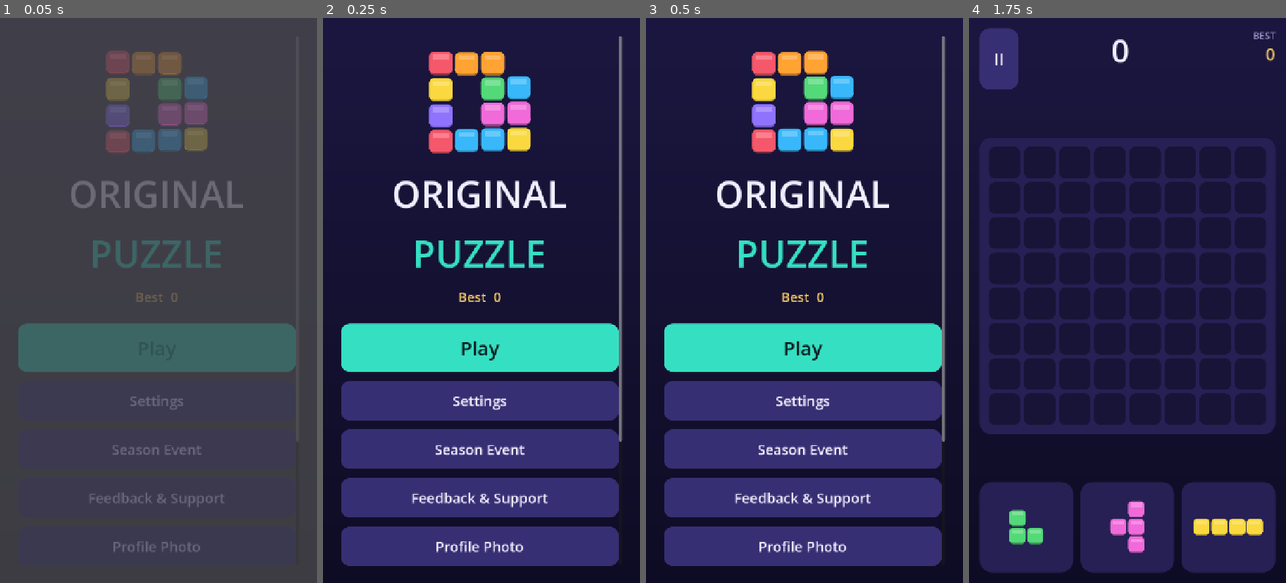
Above: before the commit, frames 1-4 (left to right).
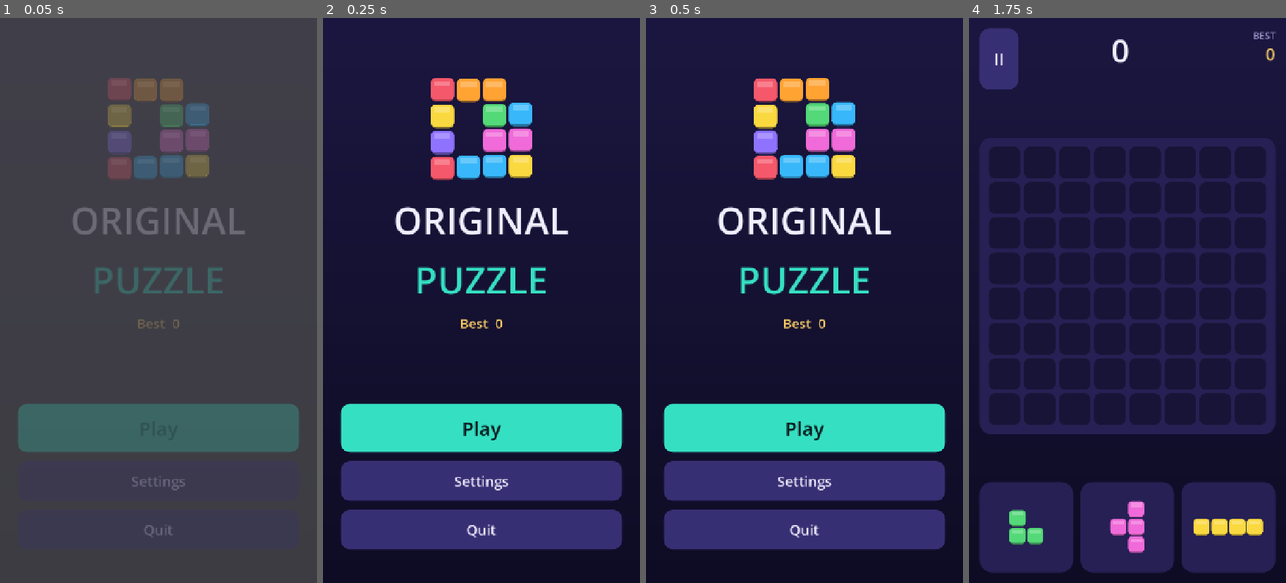
Above: after the commit, the same moments.

Repository: VoidPanther0/original-puzzle-game
Game: Godot game, scene res://scenes/main.tscn
Two runs of this game, one before a commit and one after it. Both use one fixed random seed, a clock stepped at 60 frames per second and the inputs below.
Inputs (mouse positions are in pixels of both pictures, inside the frame that each line leads up to):
- Up to frame 1 (0.05 s): no input
- Up to frame 2 (0.25 s): no input
- Up to frame 3 (0.5 s): no input
- Up to frame 4 (1.75 s): click (1124, 447) at 0.5 s, where only the run before the commit has a clickable "Season Event"; click (1127, 323) at 1.25 s, where only the run before the commit has a clickable "Play to earn"

The runs differ from the first frame. In frame 1, 24% of the frame differs, in the area x 5-95%, y 5-95%; in frame 2, 38%; in frame 3, 38%, in the area x 5-95%, y 3-97%; in frame 4, nothing differs.

Commit message:
refactor: rebrand project and remove unused features
Rename "Block Fall" to "Original Puzzle" across the project and remove unused UI components, including season events, feedback, photo picker, and advertising integrations.

Diff:
--- a/project.godot
+++ b/project.godot
@@ -1,16 +1,9 @@
 ; Engine configuration file.
-; It's best edited using the editor UI and not directly,
-; since the parameters that go here are not all obvious.
-;
-; Format:
-;   [section] ; section goes between []
-;   param=value ; assign values to parameters
-
 config_version=5
 
 [application]
 
-config/name="Block Fall"
+config/name="Original Puzzle"
 run/main_scene="res://scenes/main.tscn"
 config/quit_on_go_back=false
 config/features=PackedStringArray("4.7", "GL Compatibility")
--- a/scripts/ui/game_screen.gd
+++ b/scripts/ui/game_screen.gd
@@ -28,7 +28,6 @@
 var _busy: bool = false
 var _best_at_start: int = 0
 var _settings_overlay: SettingsScreen = null
-var _season_prev_score: int = 0
 
 
 func _ready() -> void:
@@ -192,9 +191,6 @@
 
 
 func _on_score_changed(score: int) -> void:
-	if score > _season_prev_score:
-		SeasonScreen.add_score_to_season(score - _season_prev_score)
-	_season_prev_score = score
 	_score_label.text = str(score)
 	_score_label.pivot_offset = _score_label.size / 2.0
 	var tween: Tween = _score_label.create_tween()
--- a/scripts/ui/main.gd
+++ b/scripts/ui/main.gd
@@ -38,11 +38,6 @@
 	var menu: MenuScreen = load("res://scenes/menu.tscn").instantiate()
 	menu.play_pressed.connect(_show_game)
 	menu.settings_pressed.connect(_show_settings)
-	menu.season_pressed.connect(_show_season)
-	menu.feedback_pressed.connect(_show_feedback)
-	menu.photo_pressed.connect(_show_photo)
-	menu.web_pressed.connect(_show_web)
-	menu.ad_pressed.connect(_show_ad)
 	_swap(menu)
 
 
@@ -56,29 +51,3 @@
 	var settings: SettingsScreen = load("res://scenes/settings.tscn").instantiate()
 	settings.back_pressed.connect(_show_menu)
 	_swap(settings)
-
-func _show_season() -> void:
-	var season: SeasonScreen = load("res://scenes/season.tscn").instantiate()
-	season.back_pressed.connect(_show_menu)
-	season.play_pressed.connect(_show_game)
-	_swap(season)
-
-func _show_feedback() -> void:
-	var fb: FeedbackScreen = load("res://scenes/feedback.tscn").instantiate()
-	fb.back_pressed.connect(_show_menu)
-	_swap(fb)
-
-func _show_photo() -> void:
-	var pp: PhotoPickerScreen = load("res://scenes/photo_picker.tscn").instantiate()
-	pp.back_pressed.connect(_show_menu)
-	_swap(pp)
-
-func _show_web() -> void:
-	var wv: WebViewScreen = load("res://scenes/web_view.tscn").instantiate()
-	wv.back_pressed.connect(_show_menu)
-	_swap(wv)
-
-func _show_ad() -> void:
-	var ad: InterstitialAdScreen = load("res://scenes/interstitial_ad.tscn").instantiate()
-	ad.closed.connect(_show_menu)
-	_swap(ad)
--- a/scripts/ui/menu_screen.gd
+++ b/scripts/ui/menu_screen.gd
@@ -4,11 +4,6 @@
 
 signal play_pressed()
 signal settings_pressed()
-signal season_pressed()
-signal feedback_pressed()
-signal photo_pressed()
-signal web_pressed()
-signal ad_pressed()
 
 var _best_label: Label
 var _logo: LogoView
@@ -32,14 +27,9 @@
 	margin.add_theme_constant_override("margin_bottom", int(inset.w))
 	add_child(margin)
 
-	var scroll := ScrollContainer.new()
-	scroll.horizontal_scroll_mode = ScrollContainer.SCROLL_MODE_DISABLED
-	margin.add_child(scroll)
-
 	var column := VBoxContainer.new()
-	column.size_flags_horizontal = Control.SIZE_EXPAND_FILL
 	column.add_theme_constant_override("separation", 20)
-	scroll.add_child(column)
+	margin.add_child(column)
 
 	var top_spacer := Control.new()
 	top_spacer.size_flags_vertical = Control.SIZE_EXPAND_FILL
@@ -89,46 +79,6 @@
 		Sfx.play("click")
 		settings_pressed.emit())
 	column.add_child(settings)
-
-	var season := Button.new()
-	season.text = "Season Event"
-	season.custom_minimum_size = Vector2(0, 90)
-	season.pressed.connect(func() -> void:
-		Sfx.play("click")
-		season_pressed.emit())
-	column.add_child(season)
-
-	var feedback := Button.new()
-	feedback.text = "Feedback & Support"
-	feedback.custom_minimum_size = Vector2(0, 90)
-	feedback.pressed.connect(func() -> void:
-		Sfx.play("click")
-		feedback_pressed.emit())
-	column.add_child(feedback)
-
-	var photo := Button.new()
-	photo.text = "Profile Photo"
-	photo.custom_minimum_size = Vector2(0, 90)
-	photo.pressed.connect(func() -> void:
-		Sfx.play("click")
-		photo_pressed.emit())
-	column.add_child(photo)
-
-	var web := Button.new()
-	web.text = "Web Content"
-	web.custom_minimum_size = Vector2(0, 90)
-	web.pressed.connect(func() -> void:
-		Sfx.play("click")
-		web_pressed.emit())
-	column.add_child(web)
-
-	var ad := Button.new()
-	ad.text = "Demo Ad"
-	ad.custom_minimum_size = Vector2(0, 90)
-	ad.pressed.connect(func() -> void:
-		Sfx.play("click")
-		ad_pressed.emit())
-	column.add_child(ad)
 
 	if not OS.has_feature("web"):
 		var quit := Button.new()
--- a/scripts/ui/ui_theme.gd
+++ b/scripts/ui/ui_theme.gd
@@ -1,6 +1,6 @@
 class_name UiTheme
 extends RefCounted
-## Visual identity for Block Fall: deep indigo night, glowing teal accent,
+## Visual identity for Original Puzzle: deep indigo night, glowing teal accent,
 ## and seven "gem" block colours. Everything is drawn in code, so the game
 ## needs no image assets.
 
Not shown, changed: export_presets.cfg
